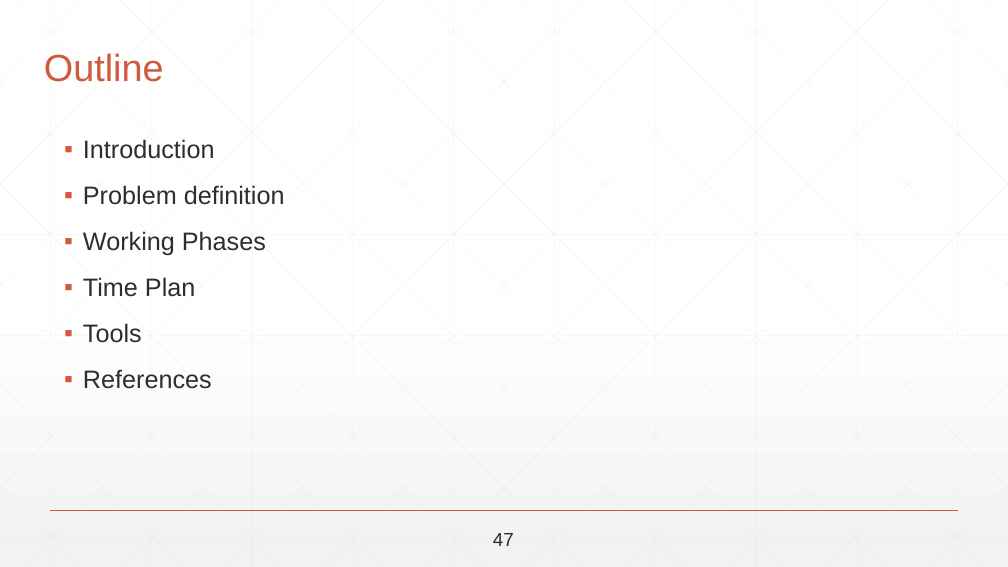
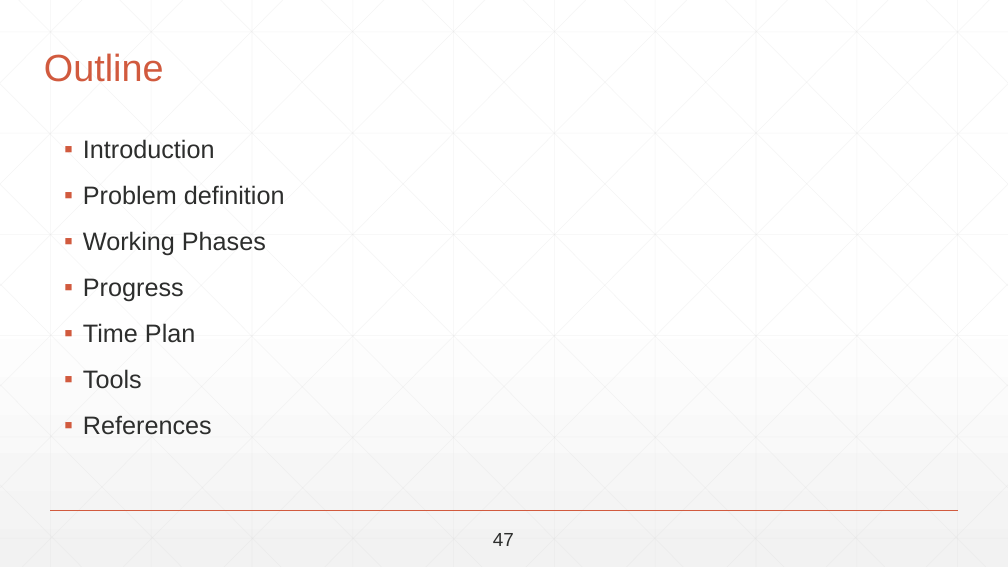
Before and after one commit to abdallahshaaban/Visual-Question-Answering, a slide deck: slide 70 of Second Seminar/Visual-QA-Second-Seminar-2017.pptx (slide 77 before the commit). Drawn at 1008x567 pixels with LibreOffice and Linux fonts; fonts in the diff are those of the drawing. Boxes give left, top, right and bottom in pixels: in the first picture for what was removed or moved away, otherwise in the second. Text is boxed around its words. In the diff, an @@ line names an element or a change of style, - is before the commit and + after.

```diff
--- a/Second Seminar/Visual-QA-Second-Seminar-2017.pptx
+++ b/Second Seminar/Visual-QA-Second-Seminar-2017.pptx
@@ text at box(83, 278, 184, 302): paragraph added @@
+▪ Progress
```
Also in this commit, not shown: 16 other slides changed, 7 slides removed.
